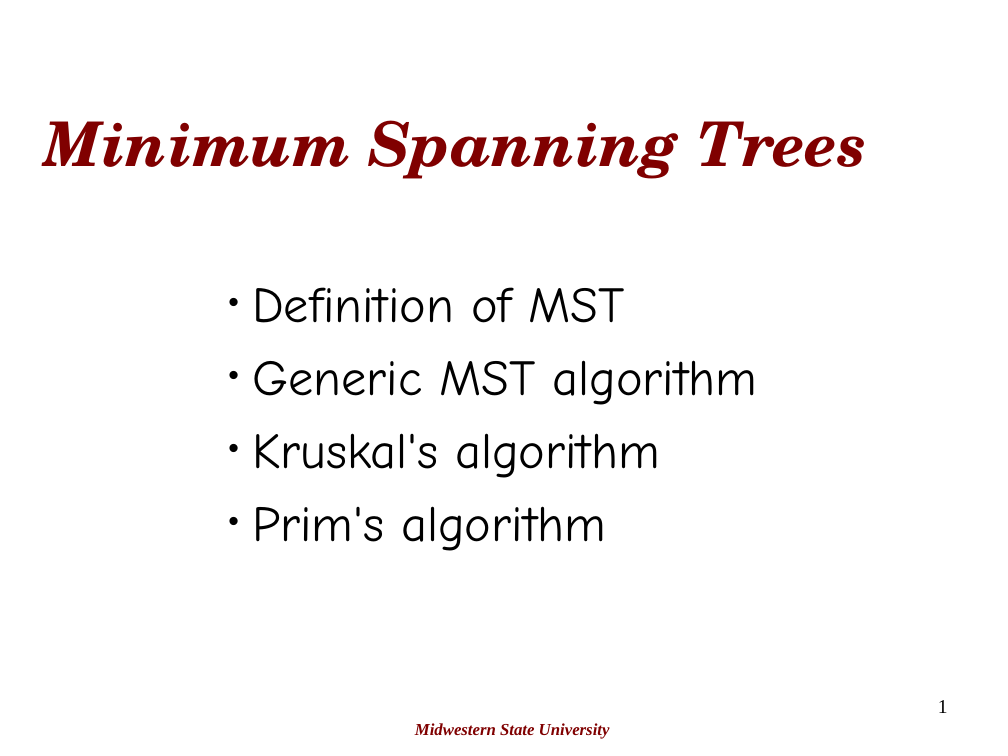
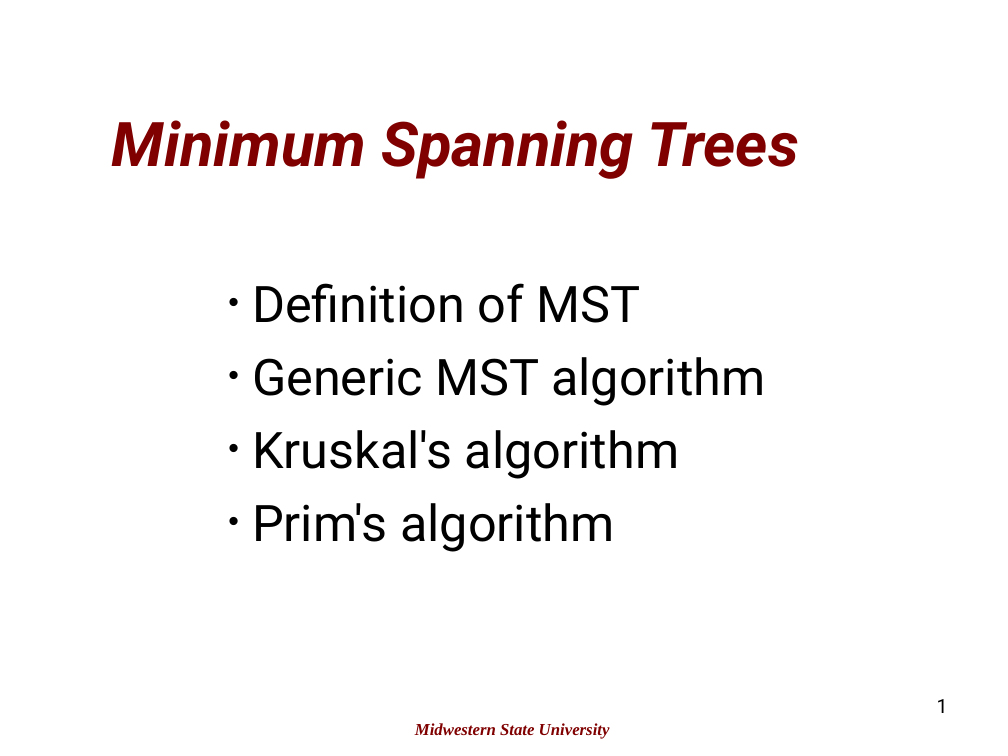
Before and after one commit to rugbyprof/3013-Algorithms, a slide deck: slide 1 of Lectures/GraphAlgorithms/kruskals_prims.ppt. Drawn at 1008x756 pixels with LibreOffice and Linux fonts; fonts in the diff are those of the drawing; background and template pictures are left out. Boxes give left, top, right and bottom in pixels: in the first picture for what was removed or moved away, otherwise in the second. Text is boxed around its words. In the diff, an @@ line names an element or a change of style, - is before the commit and + after.

```diff
--- a/Lectures/GraphAlgorithms/kruskals_prims.ppt
+++ b/Lectures/GraphAlgorithms/kruskals_prims.ppt
@@ title "Minimum Spanning Trees" at (112,120,799,179): font TeX Gyre Schola to Roboto @@
@@ subtitle "Definition of MST" at (252,283,765,552): font Comic Neue to Roboto @@
@@ page number at (937,699,948,713): font Times New Roman to Roboto @@
```
Also in this commit, not shown: 1 other slide changed, 5 other files.
